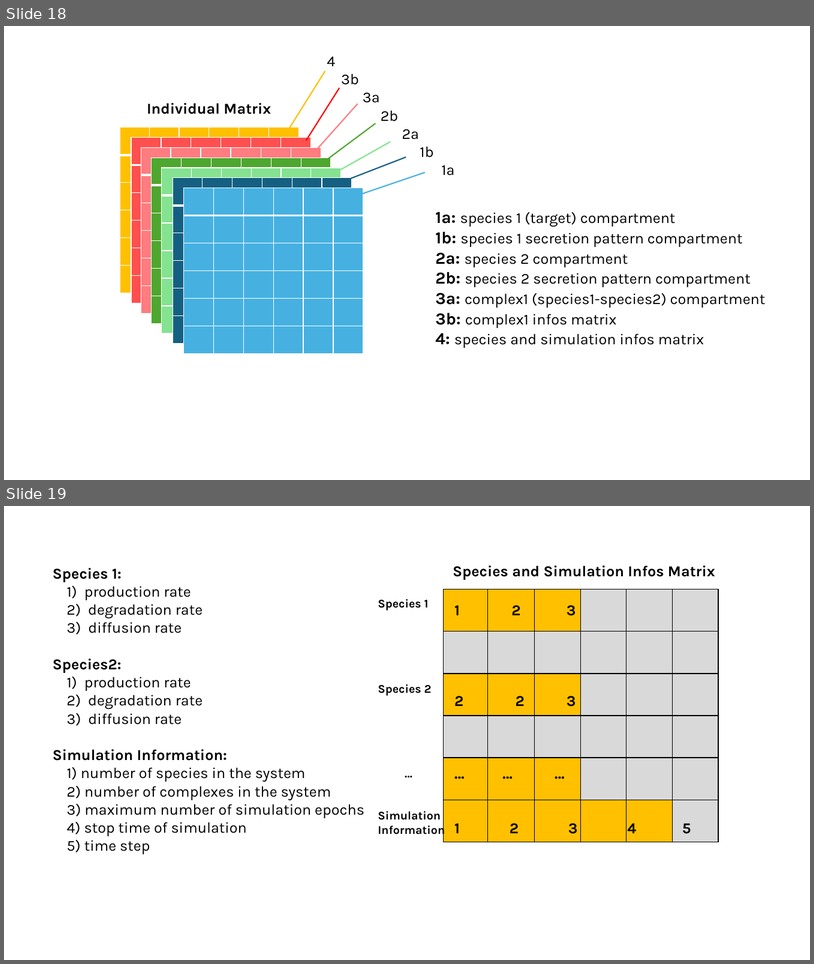
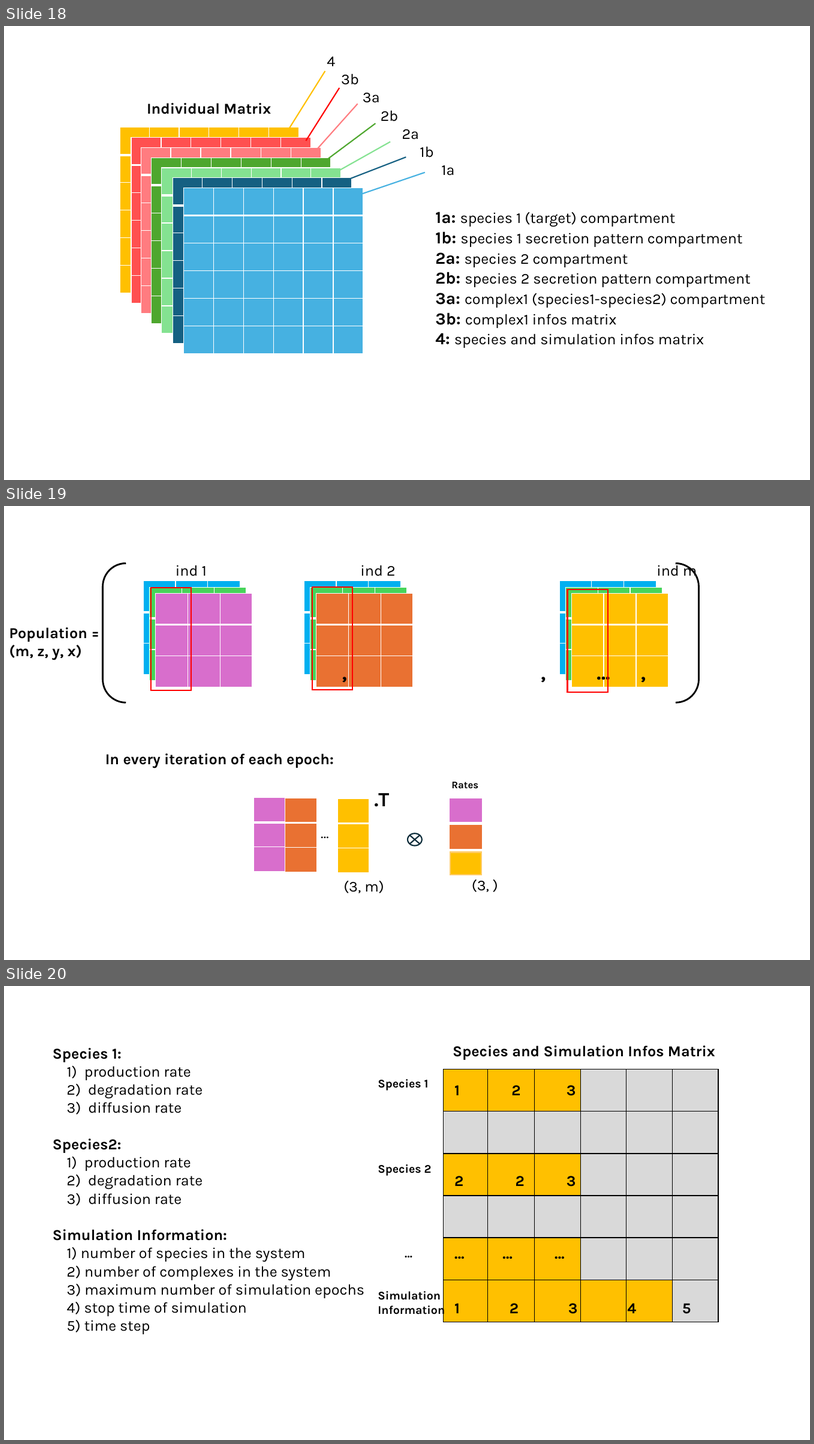
Before and after one commit to LoqmanSamani/grn-designer, a slide deck: pres/sim_system.pptx. Shown one above the other, each under a label of ours: slides 18 and 19 before the commit, slides 18, 19 and 20 after it. The pictures are 814x964 and 814x1444 pixels, drawn with LibreOffice and Linux fonts; fonts in the diff are those of the drawing. Boxes give left, top, right and bottom in pixels: in the first picture for what was removed or moved away, otherwise in the second. Text is boxed around its words. In the diff, an @@ line names an element or a change of style, - is before the commit and + after.

```diff
--- a/pres/sim_system.pptx
+++ b/pres/sim_system.pptx
@@ slide 19 added at bbox=[4, 506, 810, 960], background #FFFFFF @@
@@ bracket pair added at bbox=[102, 564, 699, 703], outline #000000 2 pt @@
@@ text added at bbox=[176, 562, 698, 580], 18 pt, text #000000 @@
+ind 1 ind 2 ind m
@@ table added at bbox=[144, 581, 240, 675], 3 rows, 3 columns @@
+ |  | 
+ |  | 
+ |  | 
@@ table added at bbox=[150, 587, 246, 681], 3 rows, 3 columns @@
+ |  | 
+ |  | 
+ |  | 
@@ rectangle added at bbox=[151, 588, 192, 691], outline #FF0000 1.5 pt @@
@@ table added at bbox=[156, 593, 252, 687], 3 rows, 3 columns @@
+ |  | 
+ |  | 
+ |  | 
@@ table added at bbox=[305, 581, 401, 675], 3 rows, 3 columns @@
+ |  | 
+ |  | 
+ |  | 
@@ table added at bbox=[311, 587, 407, 681], 3 rows, 3 columns @@
+ |  | 
+ |  | 
+ |  | 
@@ rectangle added at bbox=[312, 587, 353, 690], outline #FF0000 1.5 pt @@
@@ table added at bbox=[316, 593, 413, 687], 3 rows, 3 columns @@
+ |  | 
+ |  | 
+ |  | 
@@ table added at bbox=[560, 581, 656, 675], 3 rows, 3 columns @@
+ |  | 
+ |  | 
+ |  | 
@@ table added at bbox=[566, 587, 662, 681], 3 rows, 3 columns @@
+ |  | 
+ |  | 
+ |  | 
@@ rectangle added at bbox=[568, 589, 608, 693], outline #FF0000 1.5 pt @@
@@ table added at bbox=[572, 593, 669, 687], 3 rows, 3 columns @@
+ |  | 
+ |  | 
+ |  | 
@@ text added at bbox=[9, 627, 88, 660], 18 pt, text #000000, bold @@
+Population =
+(m, z, y, x)
+, , … ,
@@ text added at bbox=[105, 753, 334, 768], 18 pt, text #000000, bold @@
+In every iteration of each epoch:
@@ text added at bbox=[374, 793, 389, 807], 24 pt, text #000000, bold @@
+.T
@@ text added at bbox=[452, 781, 479, 789], 12 pt, text #000000, bold @@
+Rates
@@ table added at bbox=[254, 798, 285, 871], 3 rows, 1 columns @@
+
+
+
@@ table added at bbox=[285, 798, 317, 872], 3 rows, 1 columns @@
+
+
+
@@ table added at bbox=[338, 799, 369, 873], 3 rows, 1 columns @@
+
+
+
@@ rectangle added at bbox=[450, 799, 482, 821], fill #D86ECC, outline #D86ECC 1.5 pt @@
@@ text added at bbox=[315, 820, 369, 844], 18 pt, text #000000 @@
+…
@@ rectangle added at bbox=[450, 825, 482, 848], fill #E97132, outline #E97132 1.5 pt @@
@@ flow chart summing junction added at bbox=[408, 833, 423, 846], fill #FFFFFF, outline #092A39 1.5 pt @@
@@ rectangle added at bbox=[450, 852, 482, 874], fill #FFC000, outline #FFCC66 1.5 pt @@
@@ text added at bbox=[344, 880, 384, 893], 18 pt, text #000000 @@
+(3, m)
@@ text added at bbox=[472, 879, 489, 892], 18 pt, text #000000 @@
+(3, )
@@ what was slide 19 is now slide 20 @@
```
Also in this commit, not shown: 1 other file.
